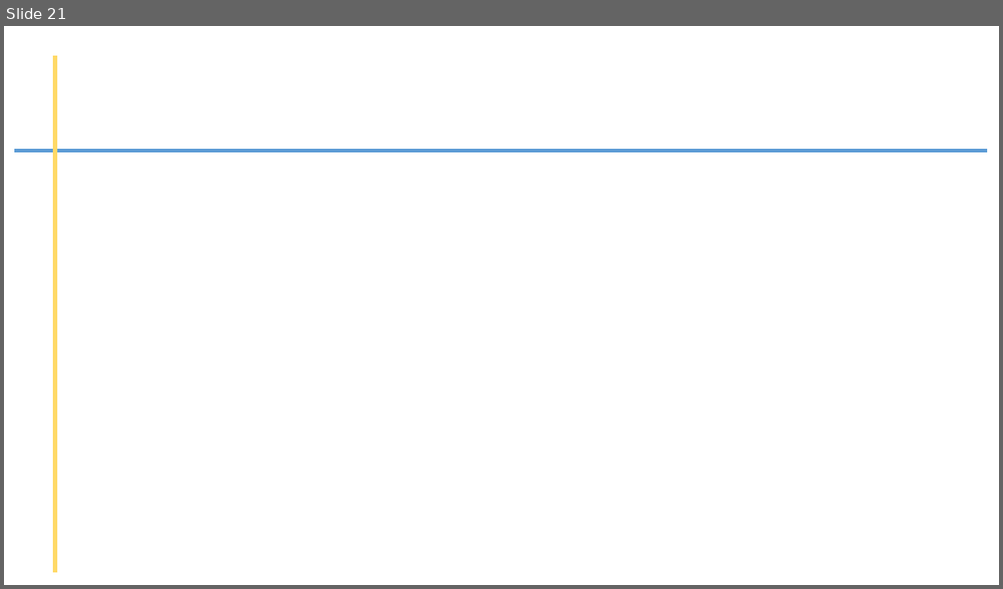
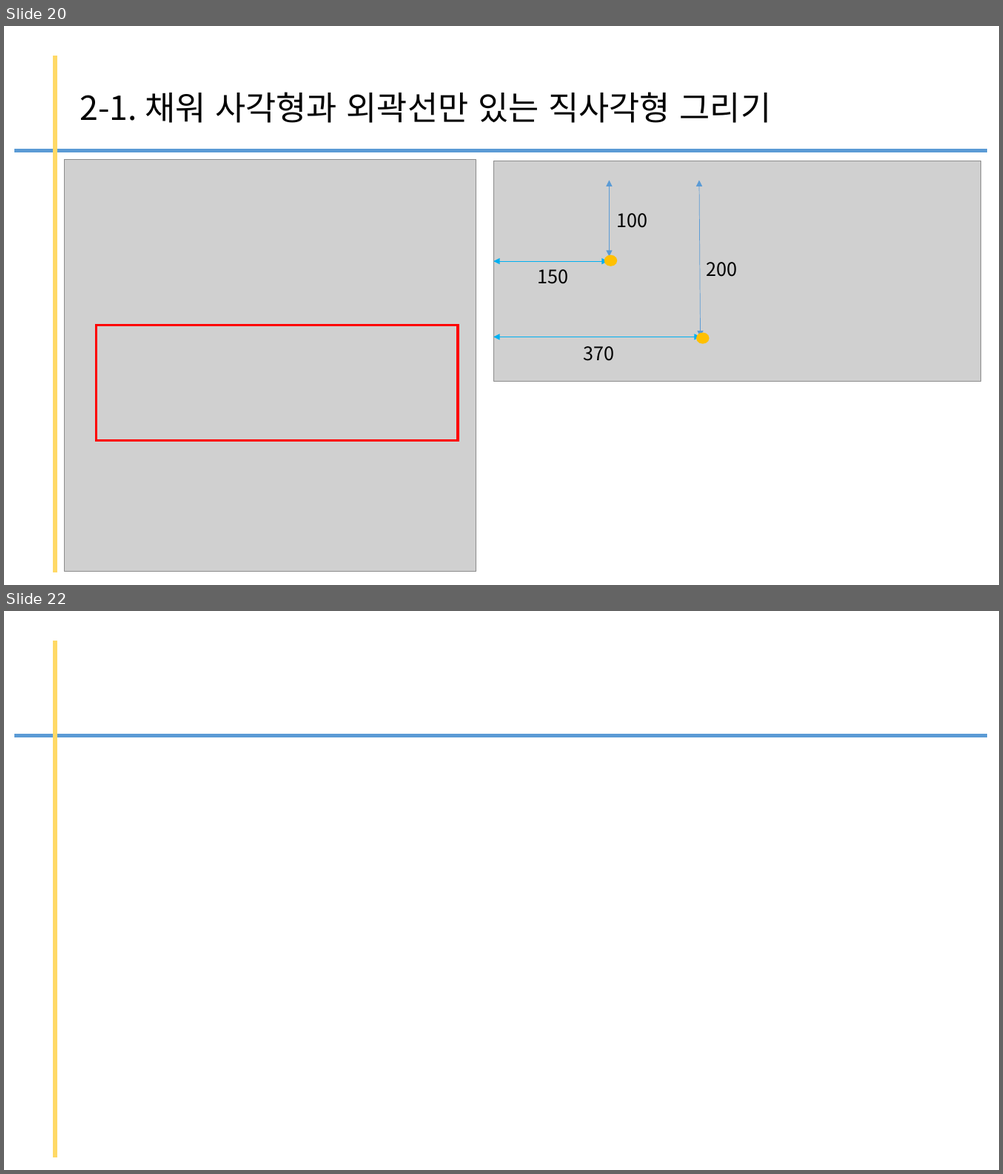
Before and after one commit to kig2929kig/db, a slide deck: pygame.pptx. Shown one above the other, each under a label of ours: slide 21 before the commit, slides 20 and 22 after it; the slides between them are not shown. The pictures are 1003x589 and 1003x1174 pixels, drawn with LibreOffice and Linux fonts; fonts in the diff are those of the drawing; grey boxes stand for pictures. Boxes give left, top, right and bottom in pixels: in the first picture for what was removed or moved away, otherwise in the second. Text is boxed around its words. In the diff, an @@ line names an element or a change of style, - is before the commit and + after.

```diff
--- a/pygame.pptx
+++ b/pygame.pptx
@@ slide 20 added at (x1=4, y1=26, x2=999, y2=585), background #FFFFFF @@
@@ line added from (55, 56) to (55, 573), #FFD966 4.5 pt @@
@@ title added at (x1=79, y1=92, x2=771, y2=123), 32 pt, text #000000 @@
+2-1. 채워 사각형과 외곽선만 있는 직사각형 그리기
@@ line added from (14, 150) to (987, 150), #5B9BD5 3 pt @@
@@ picture added at (x1=65, y1=159, x2=476, y2=571) @@
@@ picture added at (x1=493, y1=161, x2=981, y2=382) @@
@@ double arrow added from (609, 181) to (609, 257), #5B9BD5 0.5 pt @@
@@ double arrow added from (700, 181) to (700, 337), #5B9BD5 0.5 pt @@
@@ text added at (x1=616, y1=213, x2=647, y2=228), 18 pt, text #000000 @@
+100
@@ double arrow added from (493, 262) to (608, 262), #00B0F0 0.5 pt @@
@@ text added at (x1=537, y1=269, x2=568, y2=284), 18 pt, text #000000 @@
+150
@@ ellipse added at (x1=605, y1=256, x2=617, y2=266), fill #FFC000, outline #FFC000 1 pt @@
@@ text added at (x1=706, y1=262, x2=737, y2=277), 18 pt, text #000000 @@
+200
@@ rectangle added at (x1=96, y1=325, x2=458, y2=441), outline #FF0000 2.25 pt @@
@@ ellipse added at (x1=697, y1=333, x2=708, y2=344), fill #FFC000, outline #FFC000 1 pt @@
@@ double arrow added from (493, 337) to (700, 337), #00B0F0 0.5 pt @@
@@ text added at (x1=583, y1=346, x2=614, y2=361), 18 pt, text #000000 @@
+370
@@ what was slide 21 is now slide 22 @@
```
Also in this commit, not shown: 3 other slides added, 3 slides removed.
